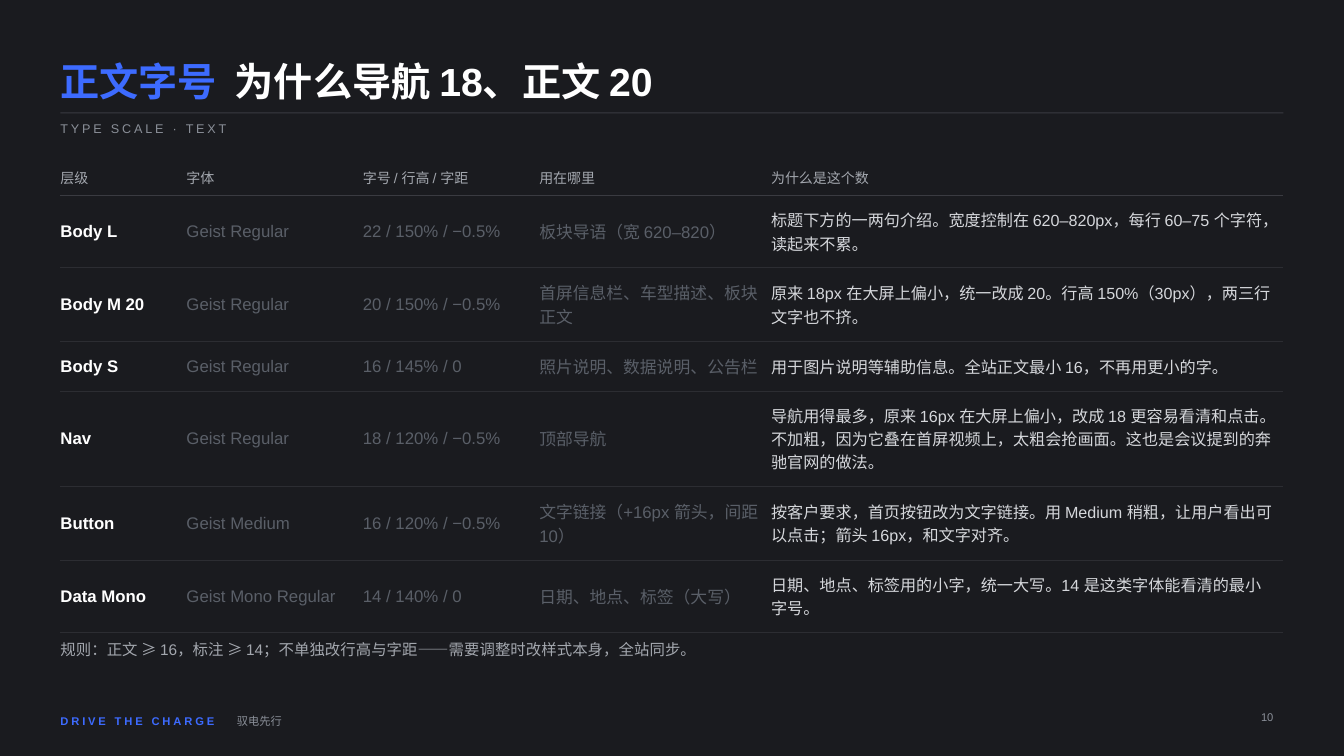
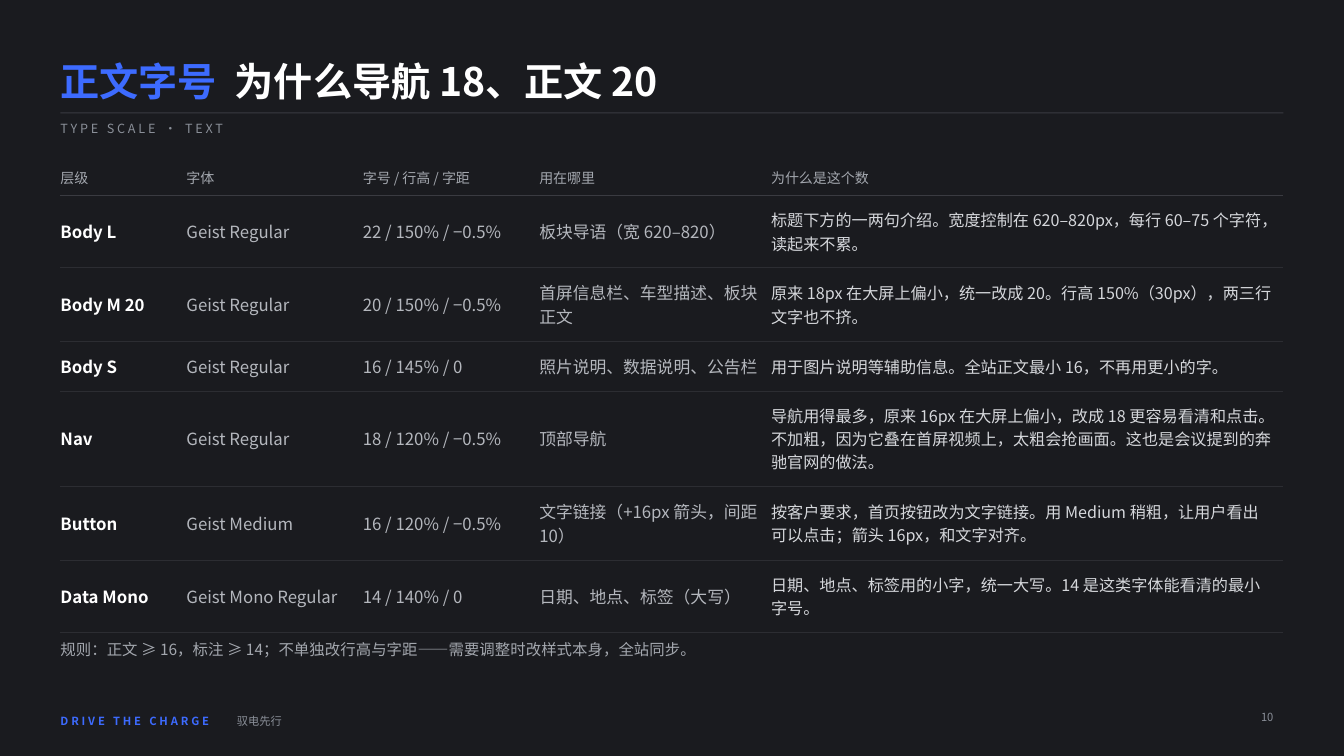
Before and after one commit to deko009/Claude, a slide deck: slide 10 of deck/MAXUS_首页WebUI_设计解说.pptx. Drawn at 1344x756 pixels with LibreOffice and Linux fonts; fonts in the diff are those of the drawing. Boxes give left, top, right and bottom in pixels: in the first picture for what was removed or moved away, otherwise in the second. Text is boxed around its words. In the diff, an @@ line names an element or a change of style, - is before the commit and + after.

```diff
--- a/deck/MAXUS_首页WebUI_设计解说.pptx
+++ b/deck/MAXUS_首页WebUI_设计解说.pptx
@@ table at (60,161,1284,620) @@
@@ font Arial to Noto Sans CJK SC @@
@@ text colour #5A5F68 to #B4B7BD in "Geist Regular", "22 / 150% / −0.5%", "板块导语（宽 620–820）", "Geist Regular" and 14 more places @@
@@ font Arial to Noto Sans CJK SC in 4 elements at (60,62,658,100), (60,123,223,133), (60,642,696,657), (60,716,209,725) @@
```
Also in this commit, not shown: 28 other slides changed, 2 other files.
